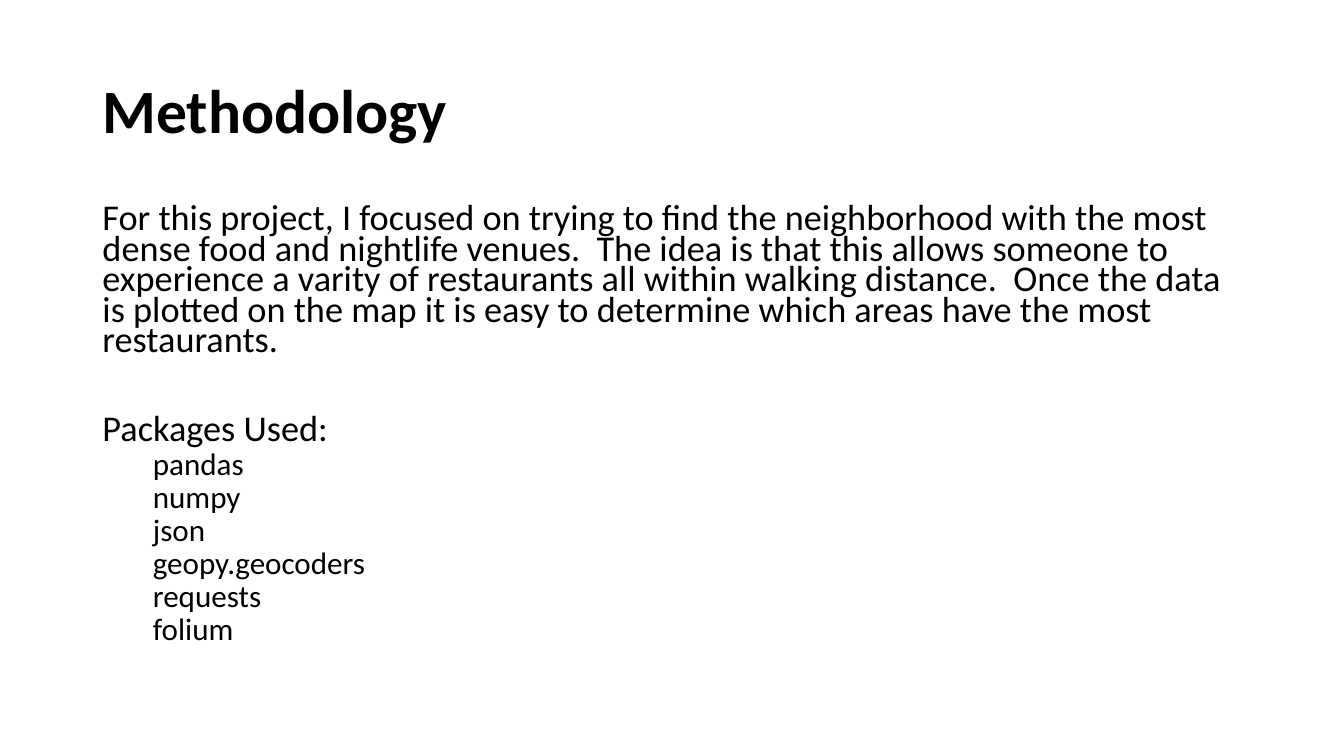
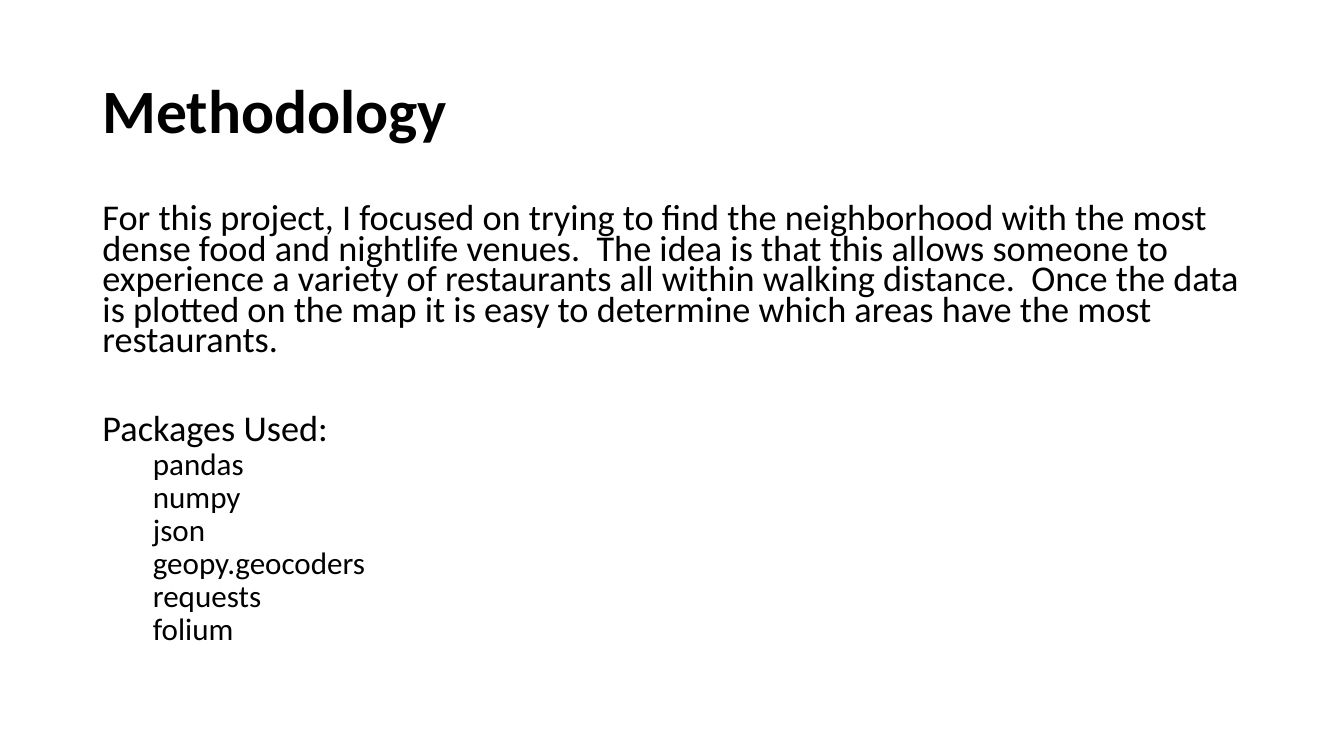
Before and after one commit to coxprestbury/Capstone, a slide deck: slide 4 of Capstone.pptx. Drawn at 1344x756 pixels with LibreOffice and Linux fonts; fonts in the diff are those of the drawing. Boxes give left, top, right and bottom in pixels: in the first picture for what was removed or moved away, otherwise in the second. Text is boxed around its words. In the diff, an @@ line names an element or a change of style, - is before the commit and + after.

```diff
--- a/Capstone.pptx
+++ b/Capstone.pptx
@@ text at box(102, 204, 1238, 353): text changed @@
-For this project, I focused on trying to find the neighborhood with the most dense food and nightlife venues. The idea is that this allows someone to experience a varity of restaurants all within walking distance. Once the data is plotted on the map it is easy to determine which areas have the most restaurants.
+For this project, I focused on trying to find the neighborhood with the most dense food and nightlife venues. The idea is that this allows someone to experience a variety of restaurants all within walking distance. Once the data is plotted on the map it is easy to determine which areas have the most restaurants.
```
Also in this commit, not shown: 1 other slide changed, 1 other file.
